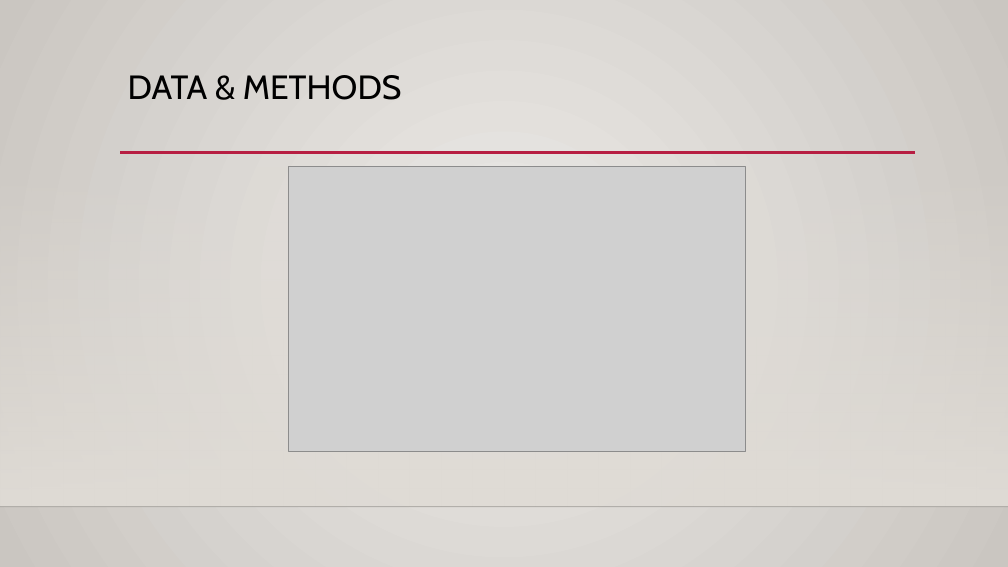
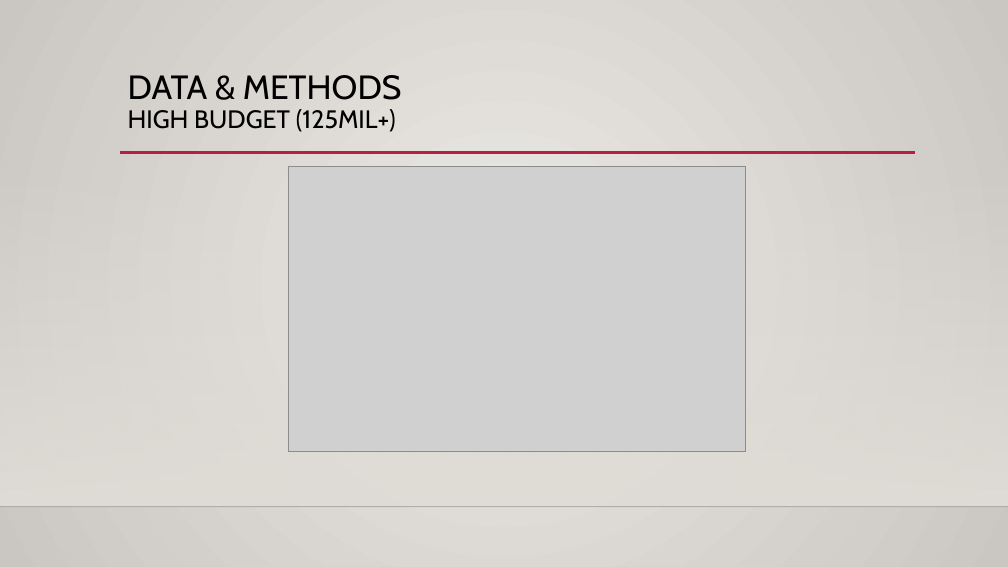
Before and after one commit to jnhoogstra/movie_analysis_Microsoft, a slide deck: slide 13 of Phase 1 Presentation.pptx. Drawn at 1008x567 pixels with LibreOffice and Linux fonts; fonts in the diff are those of the drawing; grey boxes stand for pictures; background and template pictures are left out. Boxes give left, top, right and bottom in pixels: in the first picture for what was removed or moved away, otherwise in the second. Text is boxed around its words. In the diff, an @@ line names an element or a change of style, - is before the commit and + after.

```diff
--- a/Phase 1 Presentation.pptx
+++ b/Phase 1 Presentation.pptx
@@ title at (x1=128, y1=75, x2=402, y2=132): text changed; size 32 to 24 pt @@
-DATA & METHODS
+DATA & METHODS
+HIGH BUDGET (125MIL+)
```
Also in this commit, not shown: 10 other slides changed, 1 other file.
